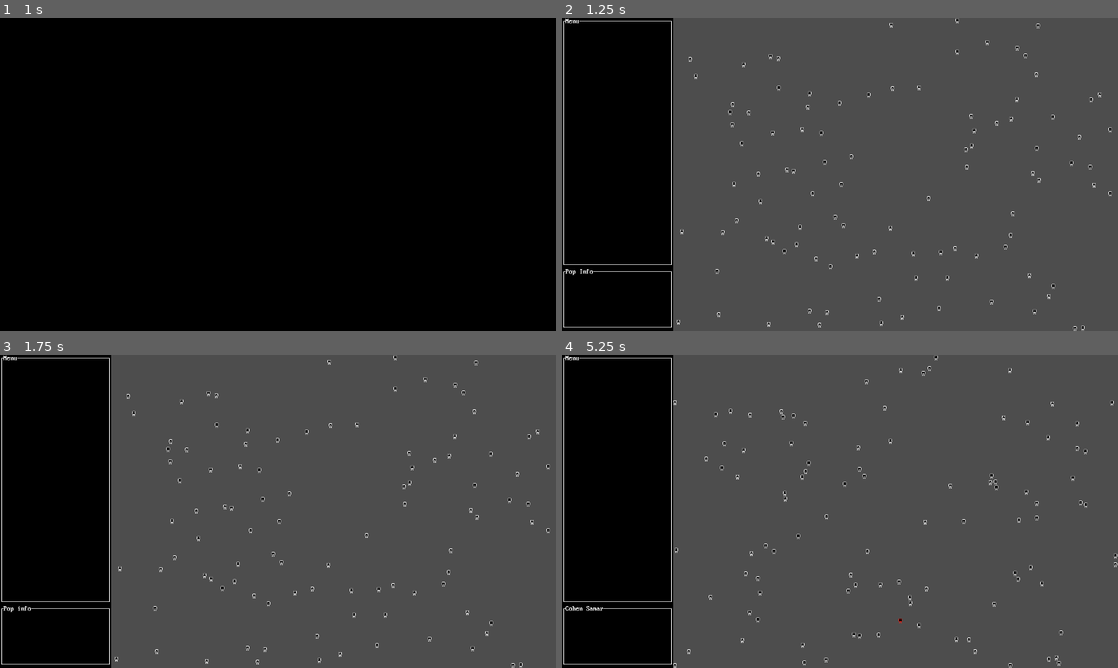
Above: before the commit, frames 1-4 (two rows, left to right).
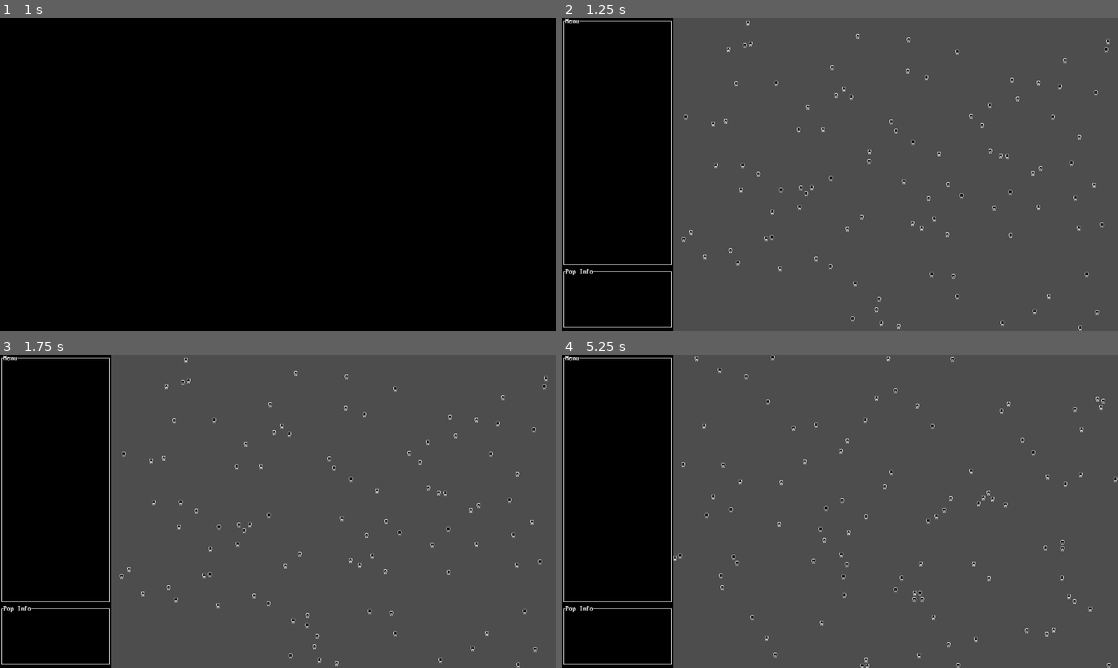
Above: after the commit, the same moments.

Repository: angeldustjdr/StarMarx
Game: Godot game, scene res://addons/GodotASCIIToolKit/Splash/ascii_godot_splash_screen.tscn
Two runs of this game, one before a commit and one after it. Both use one fixed random seed, a clock stepped at 60 frames per second and the inputs below.
Inputs (mouse positions are in pixels of both pictures, inside the frame that each line leads up to):
- Up to frame 1 (1 s): tap Enter at 0.5 s; move the mouse to (400, 158) at 0.52 s; click (400, 158) at 0.67 s
- Up to frame 2 (1.25 s): no input
- Up to frame 3 (1.75 s): drag from (383, 614) to (250, 574) at 1.27 s
- Up to frame 4 (5.25 s): move the mouse to (678, 658) at 2.02 s; click (678, 658) at 2.17 s; drag from (856, 486) to (673, 464) at 2.77 s; drag from (862, 433) to (867, 511) at 3.52 s; drag from (1084, 486) to (756, 433) at 4.27 s; move the mouse to (901, 621) at 5.02 s; click (901, 621) at 5.17 s

Frame 1 is identical in both runs. In frame 2, 1.3% of the frame differs, in the area x 20-99%, y 0-100%; in frame 3, 1.3%; in frame 4, 1.7%, in the area x 0-100%, y 0-100%.

Commit message:
Display age and gender in label

Diff:
--- a/Common/INSEE.gd
+++ b/Common/INSEE.gd
@@ -2,7 +2,7 @@
 
 ##########################################
 # Gestion Age
-var proportion_non_binary = 0.05
+var proportion_non_binary = 0.02
 var proportion_femme
 var age_list
 var age_weight
@@ -21,11 +21,11 @@
 			else : F += float(data[3])
 			age_proportion[int(data[2])] = float(data[3])
 			pop_totale += float(data[3])
-	var age_weight = []
-	for i in age_proportion.keys() : age_weight.append(age_proportion[i]/pop_totale)
+	var age_distribution = []
+	for i in age_proportion.keys() : age_distribution.append(age_proportion[i]/pop_totale)
 	M /= pop_totale
 	F /= pop_totale
-	return [F, age_proportion.keys(),age_weight]
+	return [F, age_proportion.keys(),age_distribution]
 
 ##########################################
 # Initialisation des donnees
--- a/Main.tscn
+++ b/Main.tscn
@@ -1,8 +1,10 @@
-[gd_scene load_steps=8 format=3 uid="uid://defo5a2jxgjrg"]
+[gd_scene load_steps=10 format=3 uid="uid://defo5a2jxgjrg"]
 
 [ext_resource type="Script" uid="uid://cn5o25raeovua" path="res://main.gd" id="1_glv2v"]
 [ext_resource type="Script" uid="uid://c2o5wu8t7gpha" path="res://addons/GodotASCIIToolKit/Controls/TextBoxes/ascii_titled_box.gd" id="2_uu6xs"]
 [ext_resource type="Script" uid="uid://bt57yxrfjmqwg" path="res://UI/agent_info.gd" id="3_r0du0"]
+[ext_resource type="Theme" uid="uid://dismfahxdsqkk" path="res://addons/GodotASCIIToolKit/Resources/Godot/Themes/ascii_label_theme.tres" id="4_fos0i"]
+[ext_resource type="Script" uid="uid://b0fxeaxf1fetk" path="res://addons/GodotASCIIToolKit/Controls/ascii_label.gd" id="5_3dxm6"]
 
 [sub_resource type="RectangleShape2D" id="RectangleShape2D_glv2v"]
 size = Vector2(1054, 9)
@@ -95,4 +97,15 @@
 box_chars = "│─┌┐└┘"
 metadata/_custom_type_script = "uid://c2o5wu8t7gpha"
 
+[node name="ASCIILabel" type="Label" parent="UI/AgentInfo/ASCIITitleBox"]
+layout_mode = 0
+offset_left = 8.0
+offset_top = 16.0
+offset_right = 248.0
+offset_bottom = 128.0
+theme = ExtResource("4_fos0i")
+theme_override_constants/line_spacing = 0
+script = ExtResource("5_3dxm6")
+metadata/_custom_type_script = "uid://b0fxeaxf1fetk"
+
 [connection signal="timeout" from="Timer" to="." method="_on_timer_timeout"]
--- a/Micro_Simulation/Agent/agent.gd
+++ b/Micro_Simulation/Agent/agent.gd
@@ -12,7 +12,14 @@
 	self.Attributes["Id"] = Id
 	# Generate personal info
 	self.Attributes["Name"] = NAMES.noms.pick_random() + " " + NAMES.prenoms.pick_random()
-	self.Attributes["Age"] = randi_range(18,99)
+	self.Attributes["Age"] = 0
+	var random = RandomNumberGenerator.new()
+	while self.Attributes["Age"] < 18 : self.Attributes["Age"] = Insee.age_list[random.rand_weighted(Insee.age_weight)]
+	if randf() < Insee.proportion_non_binary :
+		self.Attributes["Gender"] = "N"
+	else :
+		if randf() < Insee.proportion_femme : self.Attributes["Gender"] = "F"
+		else : self.Attributes["Gender"] = "M"
 	# Postional information
 	self.position.x = int(randf()*spawn_rect[0] + DisplayServer.window_get_size()[0] - spawn_rect[0])
 	self.position.y = int(randf()*spawn_rect[1])
--- a/UI/agent_info.gd
+++ b/UI/agent_info.gd
@@ -1,4 +1,6 @@
 extends Control
+
+var display = ["Age","Gender"]
 
 func _ready() -> void:
 	Broadcast.change_selected.connect(_on_change_selected)
@@ -6,5 +8,8 @@
 func _on_change_selected(who) -> void :
 	if who !=null :
 		$ASCIITitleBox.title_text = who.Attributes["Name"]
+		for variable in display:
+			$ASCIITitleBox/ASCIILabel.text += variable+": "+str(who.Attributes[variable])+"\r"
 	else :
 		$ASCIITitleBox.title_text = "Pop info"
+		$ASCIITitleBox/ASCIILabel.text = ""
